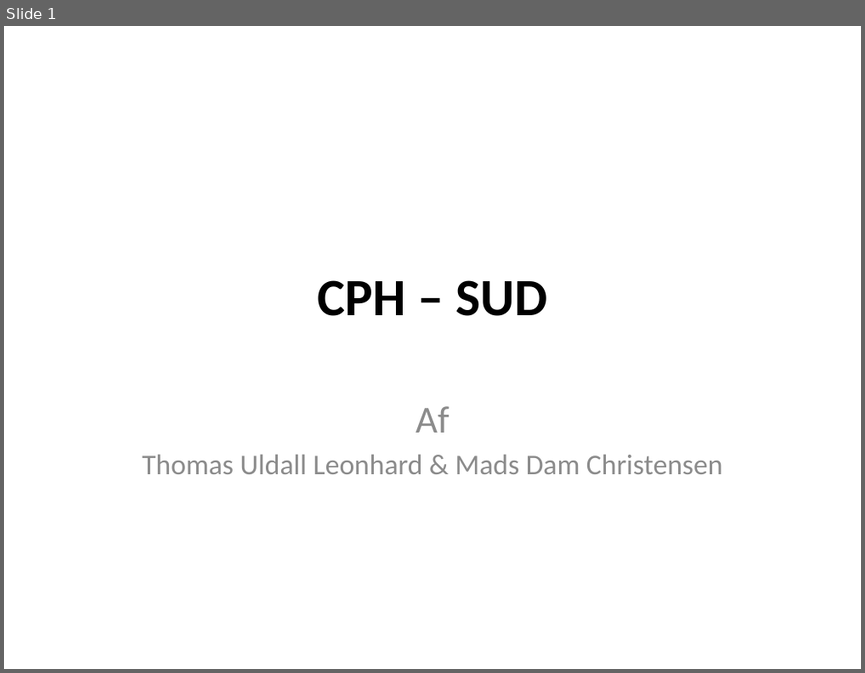
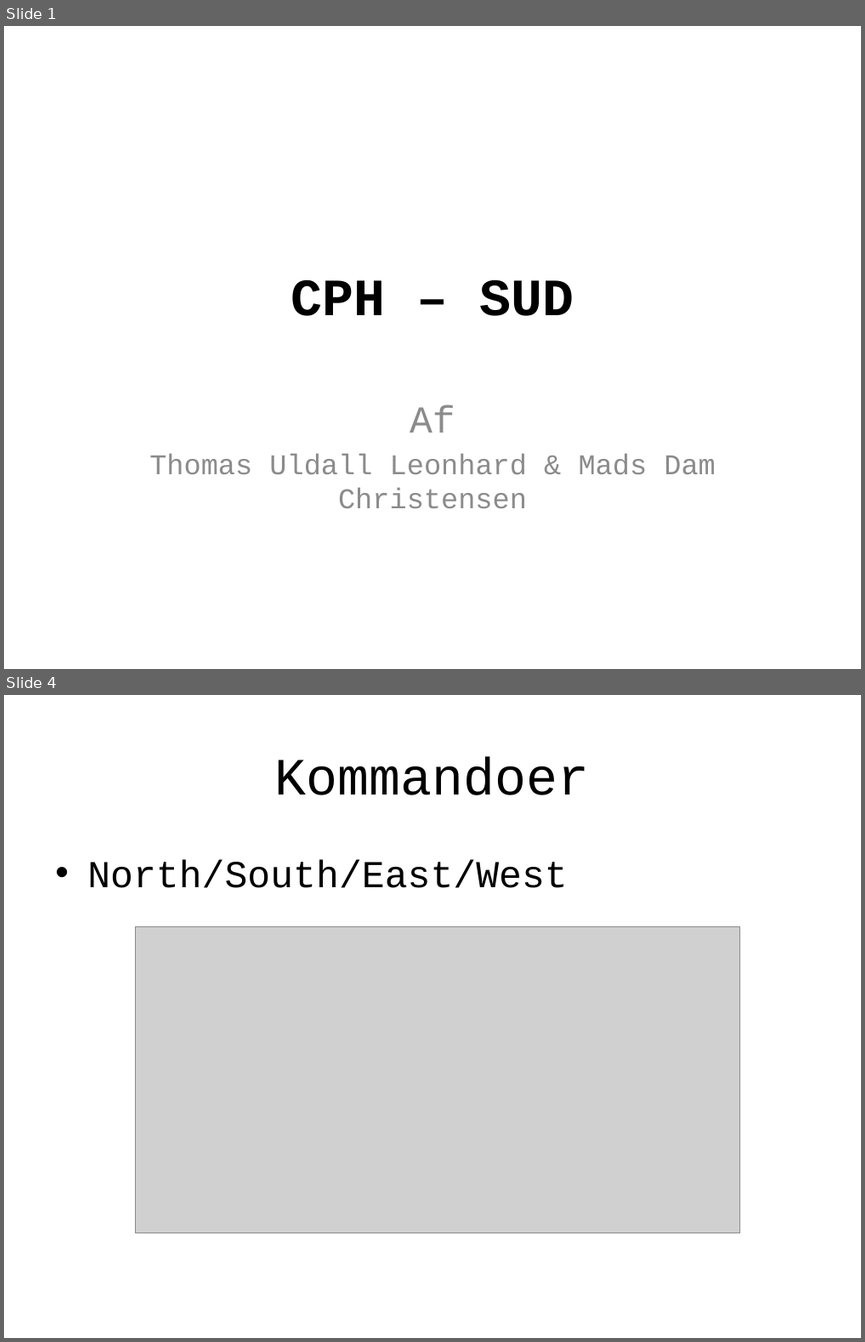
Before and after one commit to wazaap/mud, a slide deck: Præsentations guf.pptx. Shown one above the other, each under a label of ours: slide 1 before the commit, slides 1 and 4 after it; the slides between them are not shown. The pictures are 865x673 and 865x1342 pixels, drawn with LibreOffice and Linux fonts; fonts in the diff are those of the drawing; grey boxes stand for pictures. Boxes give left, top, right and bottom in pixels: in the first picture for what was removed or moved away, otherwise in the second. Text is boxed around its words. In the diff, an @@ line names an element or a change of style, - is before the commit and + after.

```diff
--- a/Præsentations guf.pptx
+++ b/Præsentations guf.pptx
@@ slide 4 added at box(4, 695, 861, 1338), background #FFFFFF @@
@@ title added at box(275, 758, 590, 795), 44 pt, text #000000 @@
+Kommandoer
@@ text added at box(87, 860, 568, 888), 32 pt, text #000000 @@
+• North/South/East/West
@@ picture added at box(136, 926, 740, 1232) @@
@@ slide 1 changed as well @@
@@ title "CPH – SUD" at box(290, 279, 574, 316): font Calibri to Courier New @@
@@ subtitle "Af" at box(149, 405, 715, 508): font Calibri to Courier New @@
```
Also in this commit, not shown: 3 other slides changed, 10 other slides added.
